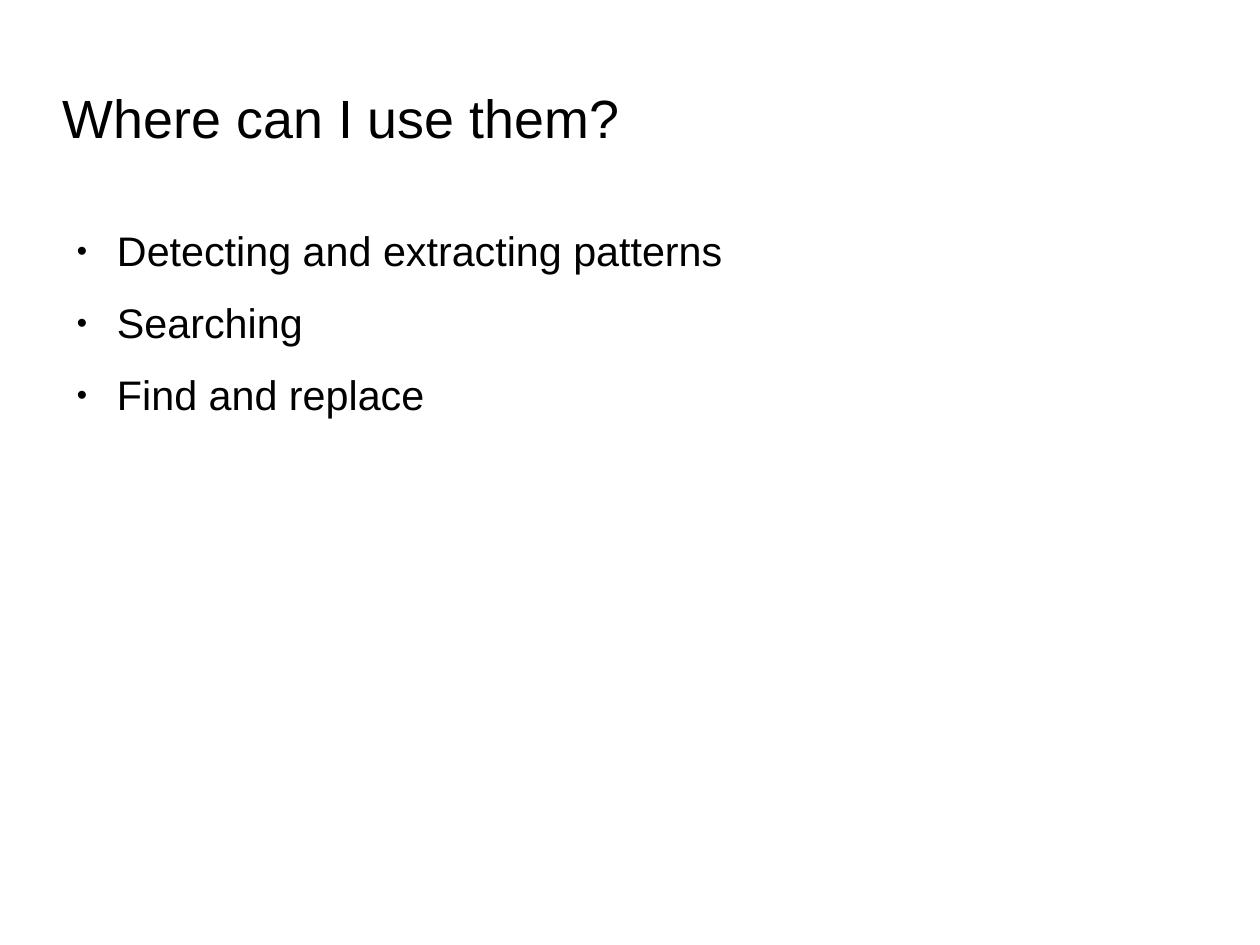
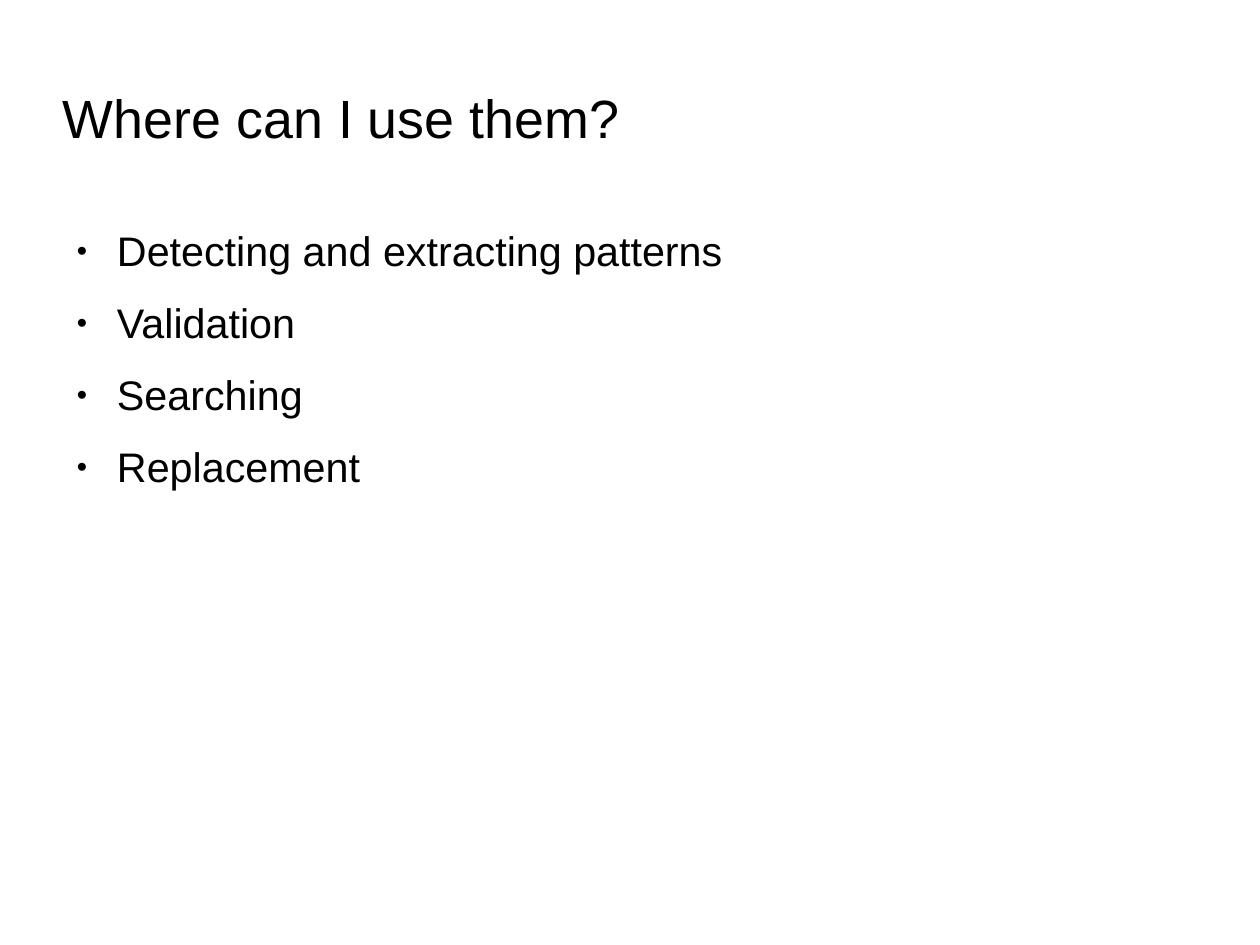
Before and after one commit to codetech/regular-expressions, a slide deck: slide 5 of presentation/presentation.odp. Drawn at 1260x945 pixels with LibreOffice and Linux fonts; fonts in the diff are those of the drawing; background and template pictures are left out. Boxes give left, top, right and bottom in pixels: in the first picture for what was removed or moved away, otherwise in the second. Text is boxed around its words. In the diff, an @@ line names an element or a change of style, - is before the commit and + after.

Commit message:
More progress on presentation.

```diff
--- a/presentation/presentation.odp
+++ b/presentation/presentation.odp
@@ text at [117, 308, 295, 339]: paragraph added @@
+● Validation
@@ text at [117, 452, 360, 490]: text changed @@
-● Find and replace
+● Replacement
```
Also in this commit, not shown: 2 other slides changed, 9 slides added, 1 slide removed.
